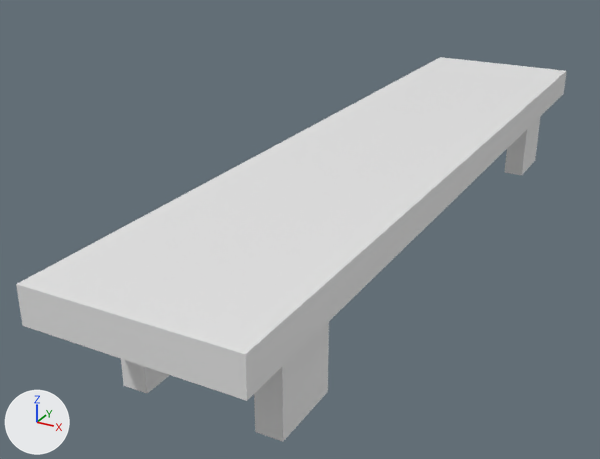
The FBX model Assets/3D_Artist/Models/SM_Bench_01.fbx: old version first, new version second.
One viewpoint serves both versions: a camera (50 mm lens) standing at (0.949, -1.02, 0.92) and looking at (0.02, 0.67, 0.075). Arrows for +X, +Y and +Z are at lower left; the lights stay in place. Materials are left out; every surface is plain grey. Where no turn or scale is listed for an object, it has been applied to the vertices.

Names of what the first picture shows: 'SM_Bench_01'.
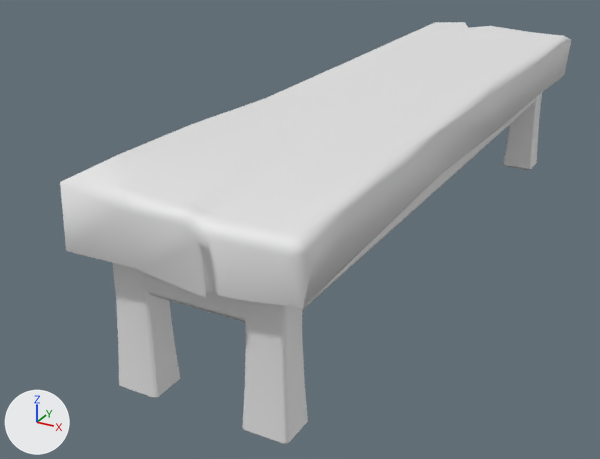
The change in detail:
me_mesh is used by ob_sm_bench_01; location (0.0, 0.0, 0.0).
me_mesh had 40 vertices, 28 faces and spanned x -0.05..0.4, y -0.17..1.84, z 0.0..0.29.
me_mesh now has 390 vertices, 444 faces and spans x -0.07..0.43, y -0.07..1.76, z 0.0..0.45.
me_mesh part 1: the loose piece of 8 vertices spanning x -0.05..0.4, y -0.17..1.84, z 0.21..0.29 is rebuilt with 118 vertices and now spans x -0.07..0.43, y -0.07..1.76, z 0.28..0.45.
me_mesh part 2: 31 vertices removed from x 0.0..0.35, y 0.0..1.72, z 0.0..0.21; 271 vertices added at x -0.01..0.37, y -0.01..1.69, z 0.0..0.32.
me_mesh part 3: the surface is now shaded smooth.
Object 'SM_Bench_01' (ob_sm_bench_01) moves from (0.0, 0.0, 0.0) to (0.0, -0.005, 0.0).

Pixel boxes [x1, y1, x2, y2] of what changed, in the pictures (600 x 459 px):
'SM_Bench_01', reshaped, moved (7% narrower, 10% taller): before [16, 57, 567, 442]; after [60, 22, 571, 445]
part 1 of me_mesh, rebuilt (7% narrower, 17% shorter): before [16, 57, 567, 401]; after [60, 22, 571, 308]
part 2 of me_mesh, built on: before [121, 116, 541, 442]; after [113, 93, 542, 445]
